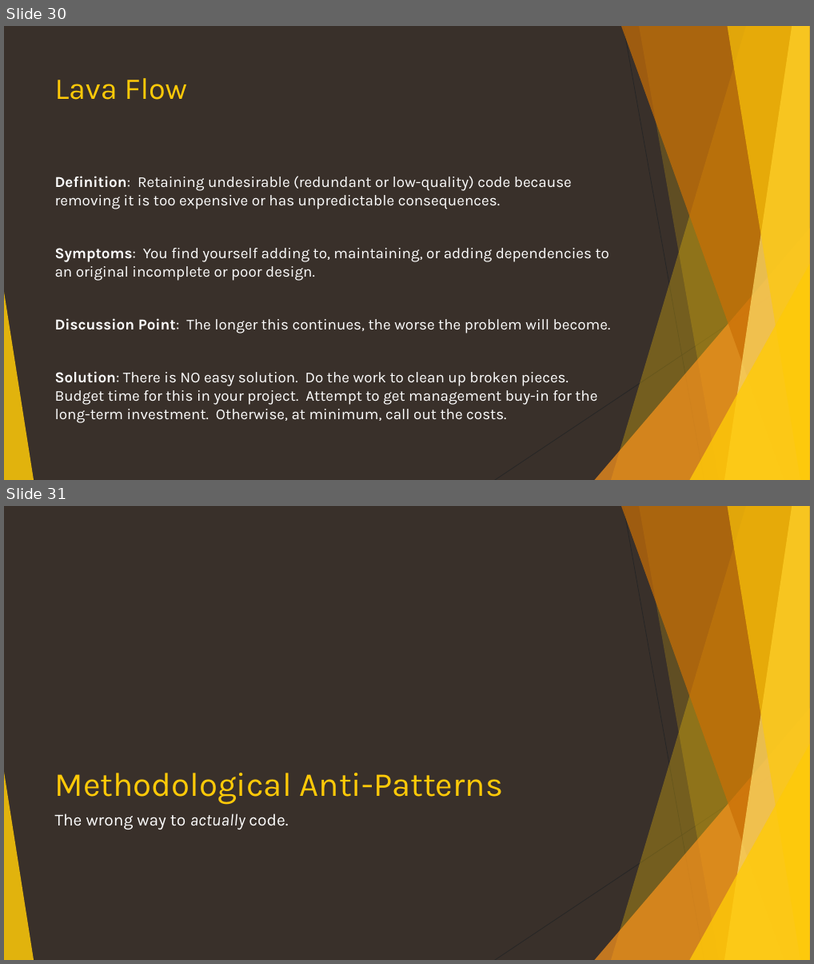
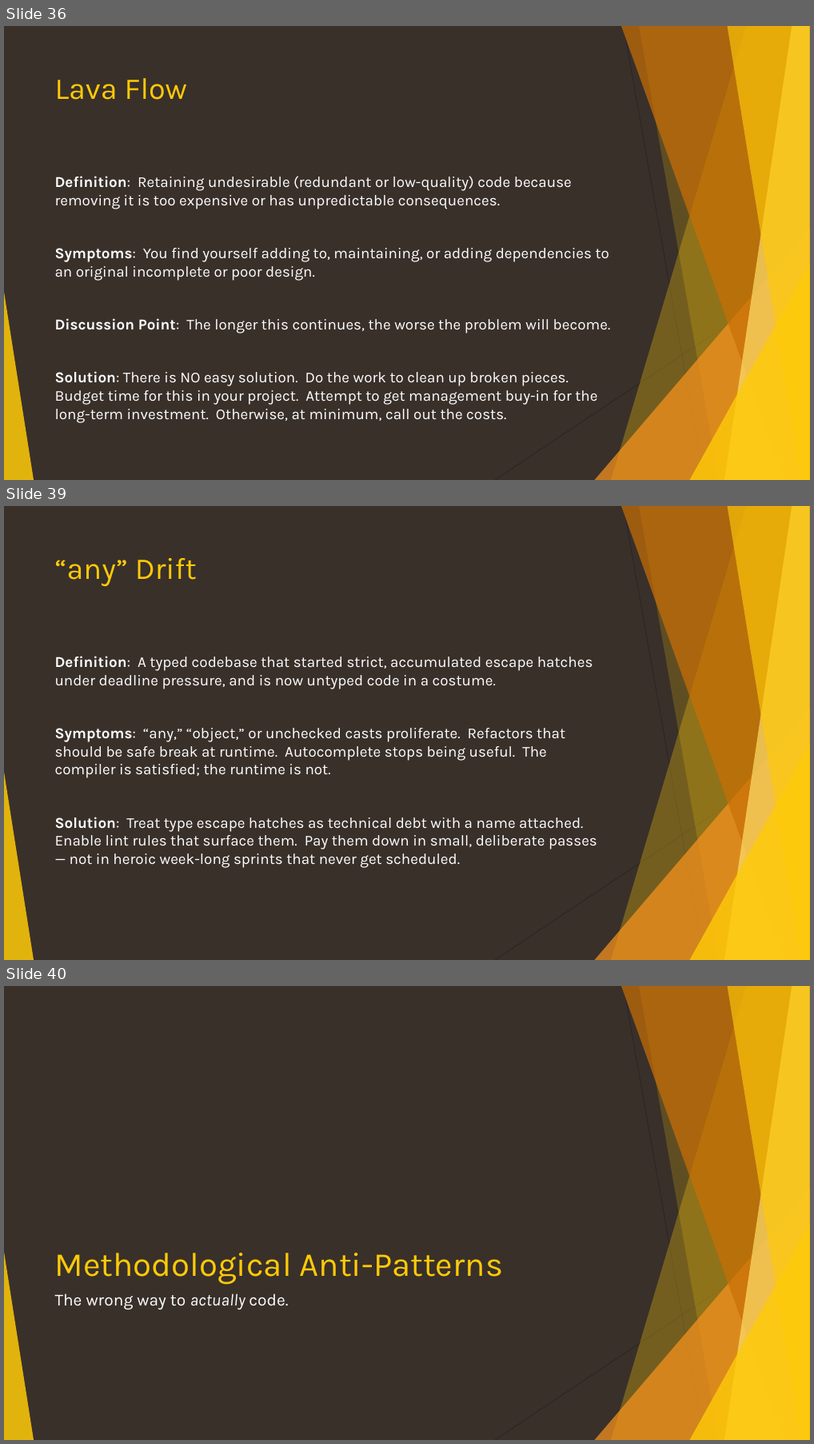
Before and after one commit to ericburcham/anti-patterns, a slide deck: anti-patterns.pptx. Shown one above the other, each under a label of ours: slides 30 and 31 before the commit, slides 36, 39 and 40 after it; the slides between them are not shown. The pictures are 814x964 and 814x1444 pixels, drawn with LibreOffice and Linux fonts; fonts in the diff are those of the drawing. Boxes give left, top, right and bottom in pixels: in the first picture for what was removed or moved away, otherwise in the second. Text is boxed around its words. In the diff, an @@ line names an element or a change of style, - is before the commit and + after.

```diff
--- a/anti-patterns.pptx
+++ b/anti-patterns.pptx
@@ slide 39 added at bbox=[4, 506, 810, 960], background #39302A; not listed: 10 template elements that a slide beside it also shows @@
@@ title added at bbox=[55, 558, 197, 587], 36 pt, text #FFCA08 @@
+“any” Drift
@@ text added at bbox=[55, 656, 598, 868], 18 pt, text #FFFFFF @@
+Definition: A typed codebase that started strict, accumulated escape hatches under deadline pressure, and is now untyped code in a costume.
+Symptoms: “any,” “object,” or unchecked casts proliferate. Refactors that should be safe break at runtime. Autocomplete stops being useful. The compiler is satisfied; the runtime is not.
+Solution: Treat type escape hatches as technical debt with a name attached. Enable lint rules that surface them. Pay them down in small, deliberate passes — not in heroic week-long sprints that never get scheduled.
@@ what was slide 30 is now slide 36 @@
@@ what was slide 31 is now slide 40 @@
```
Also in this commit, not shown: 1 slide changed, 11 other slides added.
